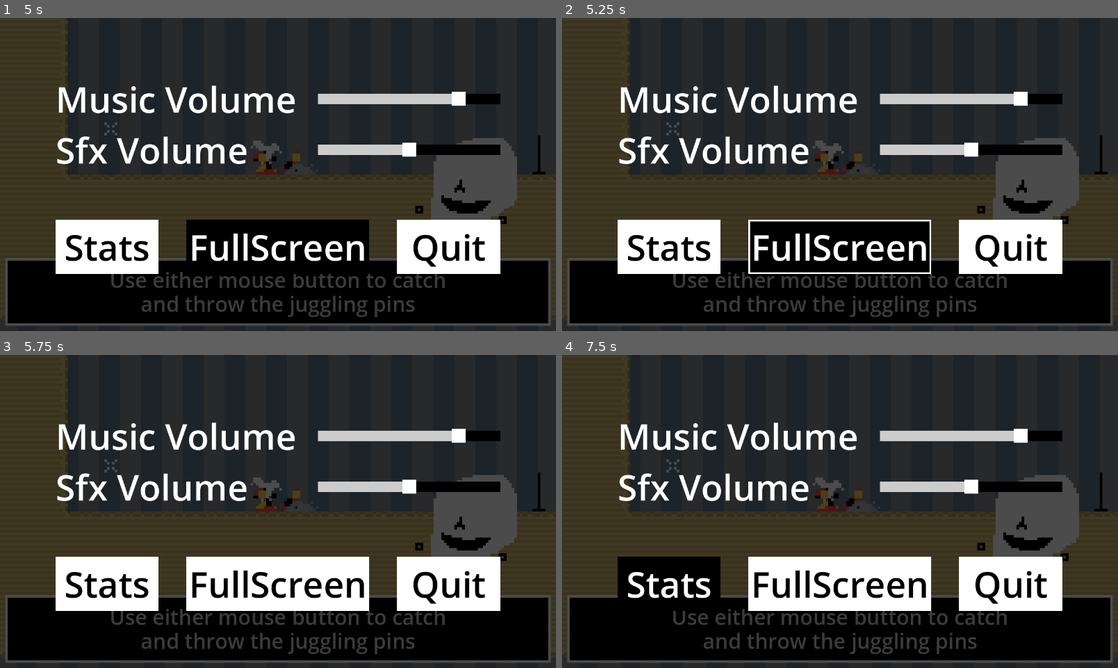
Above: before the commit, frames 1-4 (two rows, left to right).
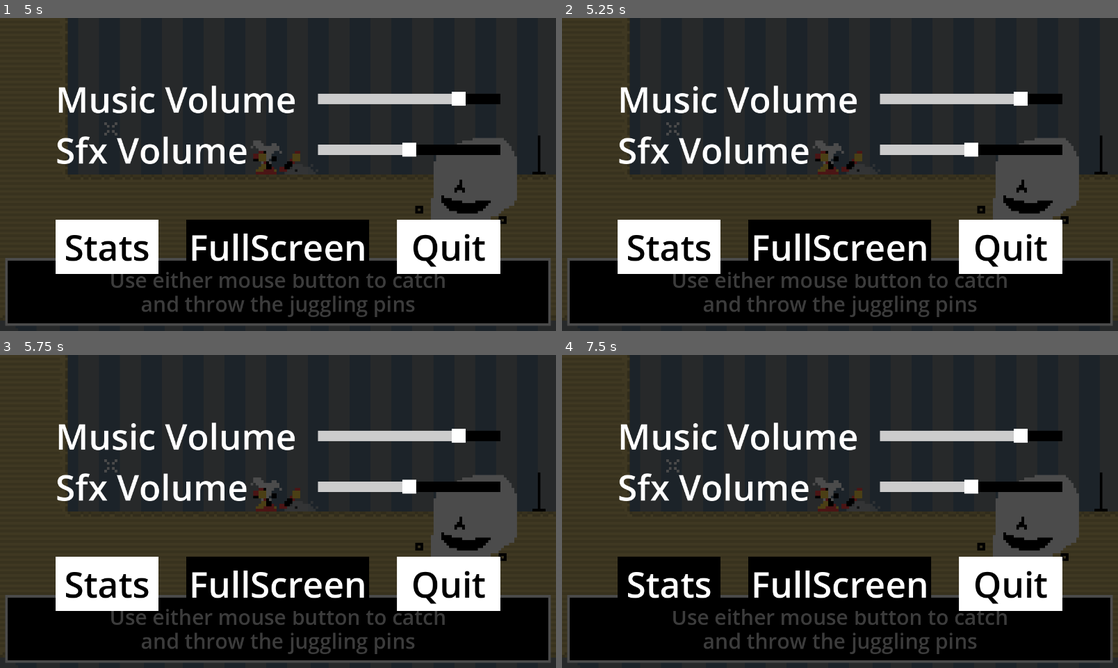
Above: after the commit, the same moments.

Repository: tm-nielsen/Juggle-Goblin
Game: Godot game, scene res://scenes/game_ui_wrapper.tscn
Two runs of this game, one before a commit and one after it. Both use one fixed random seed, a clock stepped at 60 frames per second and the inputs below.
Inputs (mouse positions are in pixels of both pictures, inside the frame that each line leads up to):
- Up to frame 1 (5 s): tap Enter (select, bound only before the commit) at 0.5, 0.6, 1.55, 2.3, 2.85, 3.6, 4.55 s; move the mouse to (400, 158) at 0.52 s; hold D (right) 0.53-2.03 s; tap W (jump) at 0.77, 1.07, 1.52, 1.82, 3.02, 3.32, 3.77, 4.07, 4.52, 4.82 s; move the mouse to (166, 190) at 1.27 s; tap Space (dash) at 1.35, 4.35 s; move the mouse to (333, 105) at 2.02 s; press the mouse at (333, 105) at 2.03 s; hold A (left) 2.03-2.78 s; move the mouse to (250, 237) at 2.77 s; release the mouse at (250, 237) at 2.78 s; hold D (right) 2.78-4.28 s; move the mouse to (444, 221) at 3.52 s; tap F11 (fullscreen) at 4.15 s; move the mouse to (111, 127) at 4.27 s; hold A (left) from 4.28 s (still down); tap Escape (pause) at 4.9 s
- Up to frame 2 (5.25 s): move the mouse to (867, 174) at 5.02 s; release A (left) at 5.03 s; press the mouse at (867, 174) at 5.03 s; hold D (right) from 5.03 s (still down)
- Up to frame 3 (5.75 s): keep holding D (right); tap Enter (select, bound only before the commit) at 5.3 s
- Up to frame 4 (7.5 s): release D (right) at 5.75 s; release the mouse at (867, 511) at 5.75 s; click "Stats" at 5.75 s; click "FullScreen" at 6.5 s; click "x" at 7.25 s

Frame 1 is identical in both runs. In frame 2, 0.6% of the frame differs, in the area x 33-67%, y 64-82%; in frame 3, 5.7%; in frame 4, 5.7%.

Commit message:
Revert "Add clamp on gamepad aim and add UI controls"
This reverts commit 5b88d6f99d3fb8a3193e3d1697a0e42b61cf6c89.

Diff:
--- a/project.godot
+++ b/project.godot
@@ -60,26 +60,6 @@
 , Object(InputEventJoypadMotion,"resource_local_to_scene":false,"resource_name":"","device":-1,"axis":0,"axis_value":1.0,"script":null)
 ]
 }
-up={
-"deadzone": 0.5,
-"events": [Object(InputEventKey,"resource_local_to_scene":false,"resource_name":"","device":-1,"window_id":0,"alt_pressed":false,"shift_pressed":false,"ctrl_pressed":false,"meta_pressed":false,"pressed":false,"keycode":0,"physical_keycode":87,"key_label":0,"unicode":119,"echo":false,"script":null)
-, Object(InputEventJoypadButton,"resource_local_to_scene":false,"resource_name":"","device":-1,"button_index":11,"pressure":0.0,"pressed":true,"script":null)
-, Object(InputEventJoypadMotion,"resource_local_to_scene":false,"resource_name":"","device":-1,"axis":1,"axis_value":-1.0,"script":null)
-]
-}
-down={
-"deadzone": 0.5,
-"events": [Object(InputEventKey,"resource_local_to_scene":false,"resource_name":"","device":-1,"window_id":0,"alt_pressed":false,"shift_pressed":false,"ctrl_pressed":false,"meta_pressed":false,"pressed":false,"keycode":0,"physical_keycode":83,"key_label":0,"unicode":115,"echo":false,"script":null)
-, Object(InputEventJoypadButton,"resource_local_to_scene":false,"resource_name":"","device":-1,"button_index":12,"pressure":0.0,"pressed":true,"script":null)
-, Object(InputEventJoypadMotion,"resource_local_to_scene":false,"resource_name":"","device":-1,"axis":1,"axis_value":1.0,"script":null)
-]
-}
-select={
-"deadzone": 0.5,
-"events": [Object(InputEventKey,"resource_local_to_scene":false,"resource_name":"","device":-1,"window_id":0,"alt_pressed":false,"shift_pressed":false,"ctrl_pressed":false,"meta_pressed":false,"pressed":false,"keycode":0,"physical_keycode":4194309,"key_label":0,"unicode":0,"echo":false,"script":null)
-, Object(InputEventJoypadButton,"resource_local_to_scene":false,"resource_name":"","device":-1,"button_index":0,"pressure":0.0,"pressed":true,"script":null)
-]
-}
 pause={
 "deadzone": 0.5,
 "events": [Object(InputEventKey,"resource_local_to_scene":false,"resource_name":"","device":-1,"window_id":0,"alt_press …(182 unchanged characters)…
--- a/scenes/game_ui_wrapper.tscn
+++ b/scenes/game_ui_wrapper.tscn
@@ -162,7 +162,7 @@
 taunt_manager = NodePath("../TauntManager")
 tutorial_text = NodePath("../TauntManager/DialogueBox/TutorialText")
 
-[node name="PauseMenu" type="Control" parent="." node_paths=PackedStringArray("music_slider", "sfx_slider", "fullscreen_button", "quit_button", "stats_button", "slider_timer")]
+[node name="PauseMenu" type="Control" parent="." node_paths=PackedStringArray("music_slider", "sfx_slider", "fullscreen_button", "quit_button")]
 process_mode = 3
 layout_mode = 1
 anchors_preset = 15
@@ -176,9 +176,6 @@
 sfx_slider = NodePath("VBox/SfxVolume/Slider")
 fullscreen_button = NodePath("VBox/Buttons/FullscreenButton")
 quit_button = NodePath("VBox/Buttons/QuitButton")
-stats_button = NodePath("VBox/Buttons/StatsButton")
-slider_amount = 0.05
-slider_timer = NodePath("SliderTimer")
 
 [node name="ColorRect" type="ColorRect" parent="PauseMenu"]
 layout_mode = 1
@@ -267,10 +264,6 @@
 theme_override_font_sizes/font_size = 82
 text = "Quit"
 
-[node name="SliderTimer" type="Timer" parent="PauseMenu"]
-wait_time = 0.03
-one_shot = true
-
 [node name="StatsDisplay" parent="." instance=ExtResource("9_icf2a")]
 visible = false
 layout_mode = 1
--- a/scripts/pause_menu.gd
+++ b/scripts/pause_menu.gd
@@ -5,9 +5,6 @@
 @export var sfx_slider: Slider
 @export var fullscreen_button: Button
 @export var quit_button: Button
-@export var stats_button: Button
-@export var slider_amount: float
-@export var slider_timer: Timer
 
 var music_bus_index: int
 var sfx_bus_index: int
@@ -27,8 +24,6 @@
 
 
 func _process(_delta):
-	_kb_gamepad_control()
-
 	if Input.is_action_just_pressed("fullscreen"):
 		fullscreen_button.button_pressed = !fullscreen_button.button_pressed
 		_toggle_fullscreen(fullscreen_button.button_pressed)
@@ -36,48 +31,6 @@
 	if Input.is_action_just_pressed("pause"):
 		_toggle_pause()
 
-
-func _kb_gamepad_control():
-	if (Input.is_action_just_pressed("up") || Input.is_action_just_pressed("down") ||
-	Input.is_action_just_pressed("right") || Input.is_action_just_pressed("left")):
-		if !ui_focus():
-			fullscreen_button.grab_focus()
-
-
-	if music_slider.has_focus():
-		slider_adjust(music_slider)
-
-	if sfx_slider.has_focus():
-		slider_adjust(sfx_slider)
-
-	# All of these don't highlight for some reason
-	#if fullscreen_button.has_focus():
-		#press_button(fullscreen_button)
-		#
-	#if stats_button.has_focus():
-		#press_button(stats_button)
-		#
-	#if quit_button.has_focus():
-		#press_button(quit_button)
-
-#func press_button(button):
-	#if Input.is_action_just_pressed("select"):
-		# have no idea how to use the button and press it
-
-func slider_adjust(slider):
-	if slider_timer.is_stopped():
-		slider_timer.start()
-		if Input.is_action_pressed("left"):
-			slider.value -= slider_amount
-		elif Input.is_action_pressed("right"):
-			slider.value += slider_amount
-
-func ui_focus():
-	var ui_elements = [music_slider, sfx_slider, fullscreen_button, quit_button]
-	for ui_element in ui_elements:
-		if ui_element.has_focus():
-			return true
-	return false
 
 func _toggle_pause():
 	get_tree().paused = !get_tree().paused
--- a/scripts/player_controller.gd
+++ b/scripts/player_controller.gd
@@ -21,9 +21,9 @@
 var jump_velocity : float
 var last_direction : int
 
+
 # Get the gravity from the project settings to be synced with RigidBody nodes.
 var gravity = ProjectSettings.get_setting("physics/2d/default_gravity")
-
 
 func _process(delta):
 	var input_vector = Vector2.ZERO
